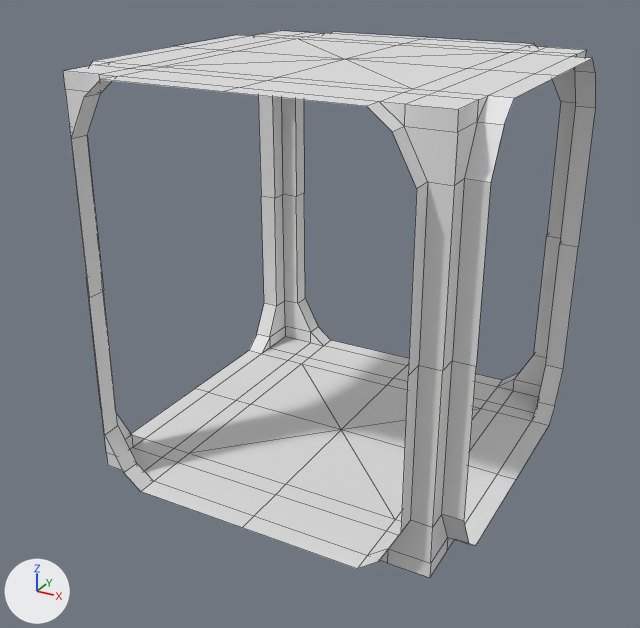
What one commit did to the FBX model Content/Meshes/Inside/20x20_Crossroad.fbx.
Rendered twice from a camera (50 mm lens) standing at (29.3, -57.0, 23.6) and looking at (-0.8, -2.3, -3.7). The lights are fixed; the arrows at lower left show +X, +Y and +Z. Mesh edges are drawn as thin lines. Objects named as collision shapes, trigger or cutter boxes, shadow casters or lower levels of detail are left out.

Names of what the first picture shows: '30x30_CrossRoad'.
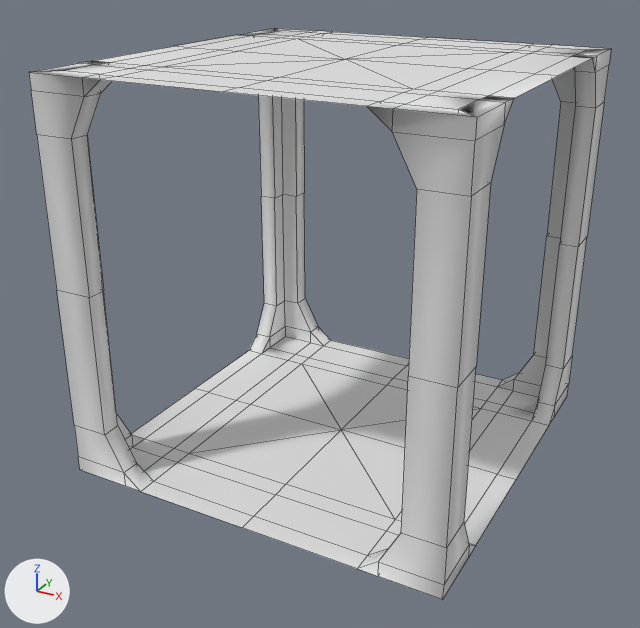
Location of each change, (x1, y1, x2, y2) in pixels of the pictures (640 x 628 px):
'30x30_CrossRoad', reshaped (9% wider): before (63, 31, 595, 577); after (29, 28, 611, 599)
part 1 of me_plane_007, added: after (29, 28, 611, 599)

The change, as a list of edits to the scene's bpy script:
```text
Change me_plane_007:
    used by ob_30x30_crossroad; location = (0.0, 0.0, 0.0)
    remove me_plane_007.from_pydata(...)  # 222 vertices, 208 faces; spans x -15.0..15.0, y -15.0..15.0, z -15.0..15.0
    add me_plane_007.from_pydata(...)  # 266 vertices, 304 faces; spans x -15.0..15.0, y -15.0..15.0, z -15.0..15.0
    me_plane_007 part 1
    8 new vertices lie (0.0, 0.0, 1.2) away from vertices in x -15.0..15.0, y -15.0..15.0, z 13.8
    8 new vertices lie (0.0, 0.0, -1.2) away from vertices in x -15.0..15.0, y -15.0..15.0, z -13.8
    8 new vertices lie (0.0, 4.5, 0.0) away from vertices in x -15.0..15.0, y 10.5, z -15.0..15.0
    8 new vertices lie (0.0, -4.5, 0.0) away from vertices in x -15.0..15.0, y -10.5, z -15.0..15.0
    6 new vertices lie (3.0, 0.0, 0.0) away from vertices in x 12.0, y -15.0..15.0, z -11.0..11.0
    6 new vertices lie (-3.0, 0.0, 0.0) away from vertices in x -12.0, y -15.0..15.0, z -11.0..11.0
    96 new faces join them
    me_plane_007 part 2: the surface is now shaded smooth
```
